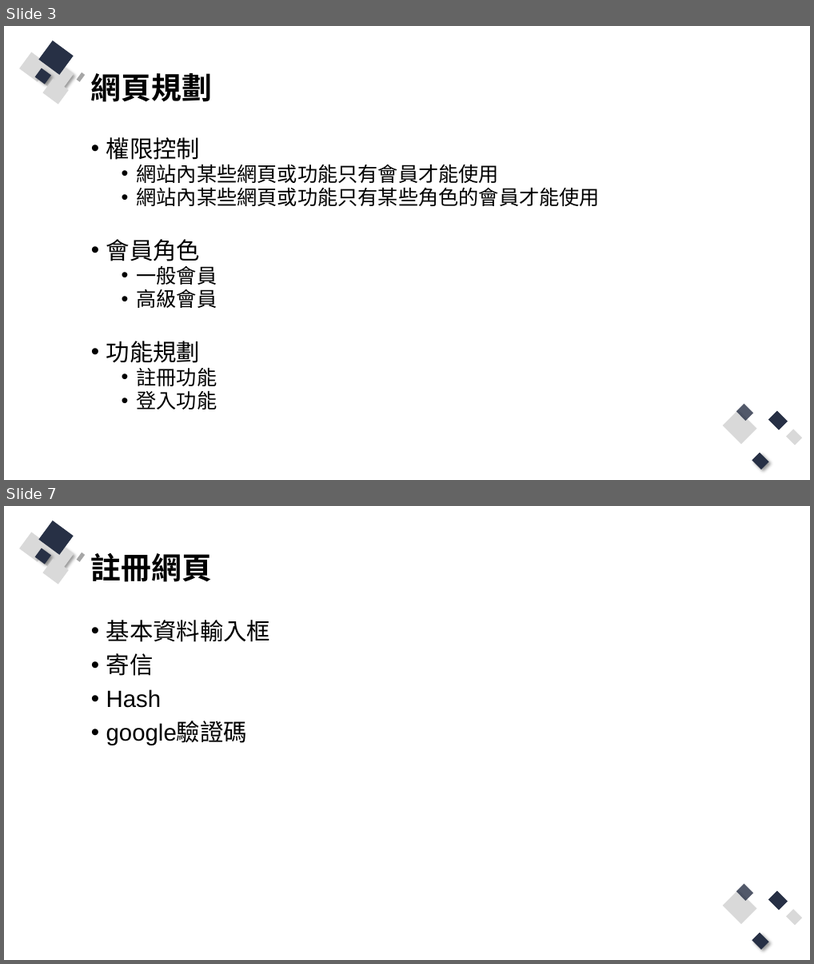
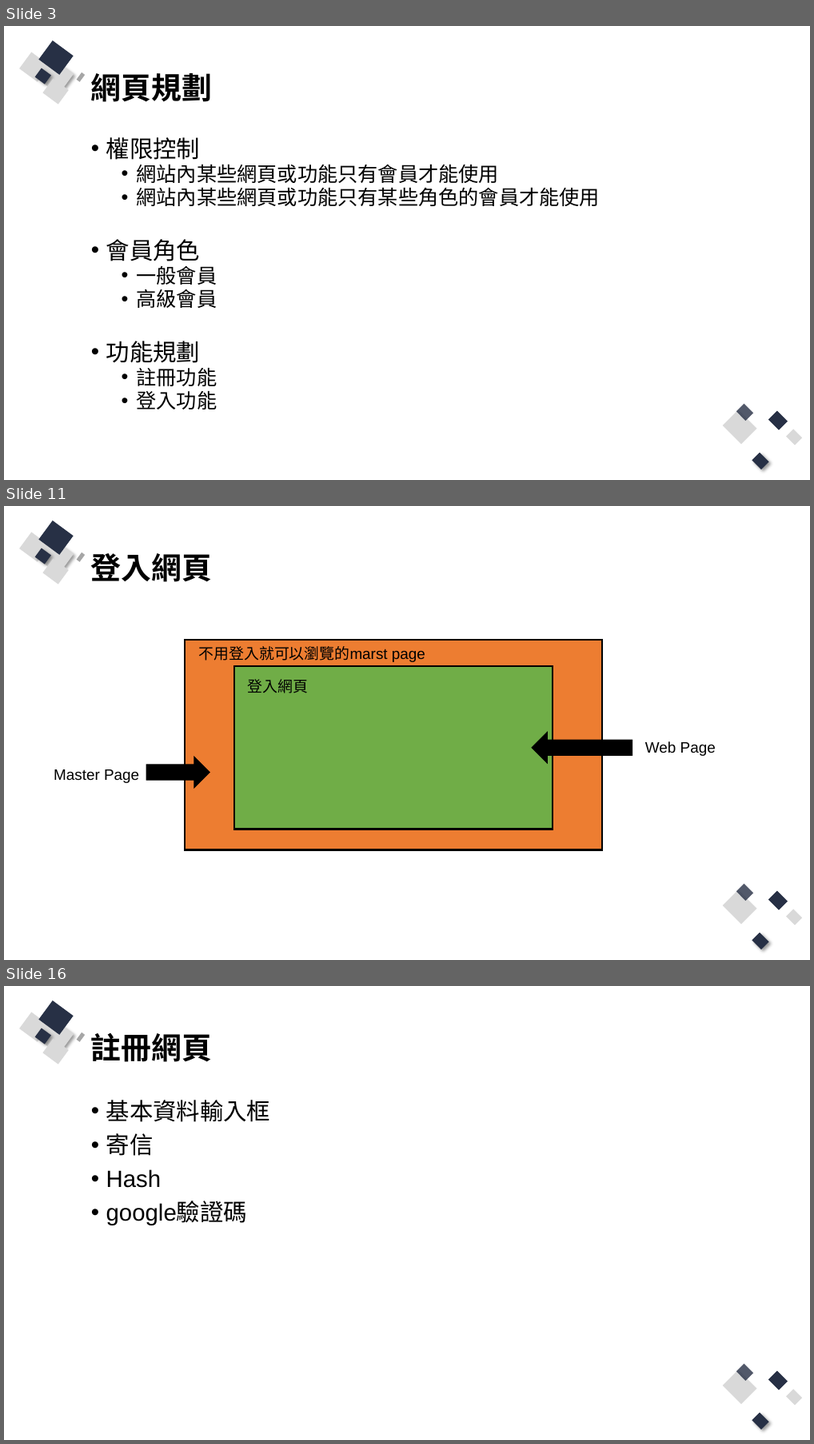
Before and after one commit to Q81JIAXIONG/-, a slide deck: 投影片/4.實作-帳號註冊、登入網頁.pptx. Shown one above the other, each under a label of ours: slides 3 and 7 before the commit, slides 3, 11 and 16 after it; the slides between them are not shown. The pictures are 814x964 and 814x1444 pixels, drawn with LibreOffice and Linux fonts; fonts in the diff are those of the drawing. Boxes give left, top, right and bottom in pixels: in the first picture for what was removed or moved away, otherwise in the second. Text is boxed around its words. In the diff, an @@ line names an element or a change of style, - is before the commit and + after.

```diff
--- a/投影片/4.實作-帳號註冊、登入網頁.pptx
+++ b/投影片/4.實作-帳號註冊、登入網頁.pptx
@@ slide 11 added at <box>4,506,810,960</box>, background #FFFFFF; not listed: 13 template elements that a slide beside it also shows @@
@@ title added at <box>91,553,212,582</box>, 36 pt, text #000000, bold @@
+登入網頁
@@ rectangle added at <box>185,640,602,850</box>, fill #ED7D31, outline #000000 2.25 pt @@
@@ text added at <box>199,646,426,662</box>, 18 pt, text #000000 @@
+不用登入就可以瀏覽的marst page
@@ rectangle added at <box>234,666,553,829</box>, fill #70AD47, outline #000000 2.25 pt @@
@@ text added at <box>248,679,309,693</box>, 18 pt, text #000000 @@
+登入網頁
@@ right arrow added at <box>532,732,633,763</box>, fill #000000, outline #000000 1 pt @@
@@ text added at <box>646,741,716,756</box>, 18 pt, text #000000 @@
+Web Page
@@ text added at <box>54,769,139,783</box>, 18 pt, text #000000 @@
+Master Page
@@ right arrow added at <box>146,756,210,788</box>, fill #000000, outline #000000 1 pt @@
@@ what was slide 7 is now slide 16 @@
```
Also in this commit, not shown: 4 slides changed, 7 other slides added, 23 other files.
